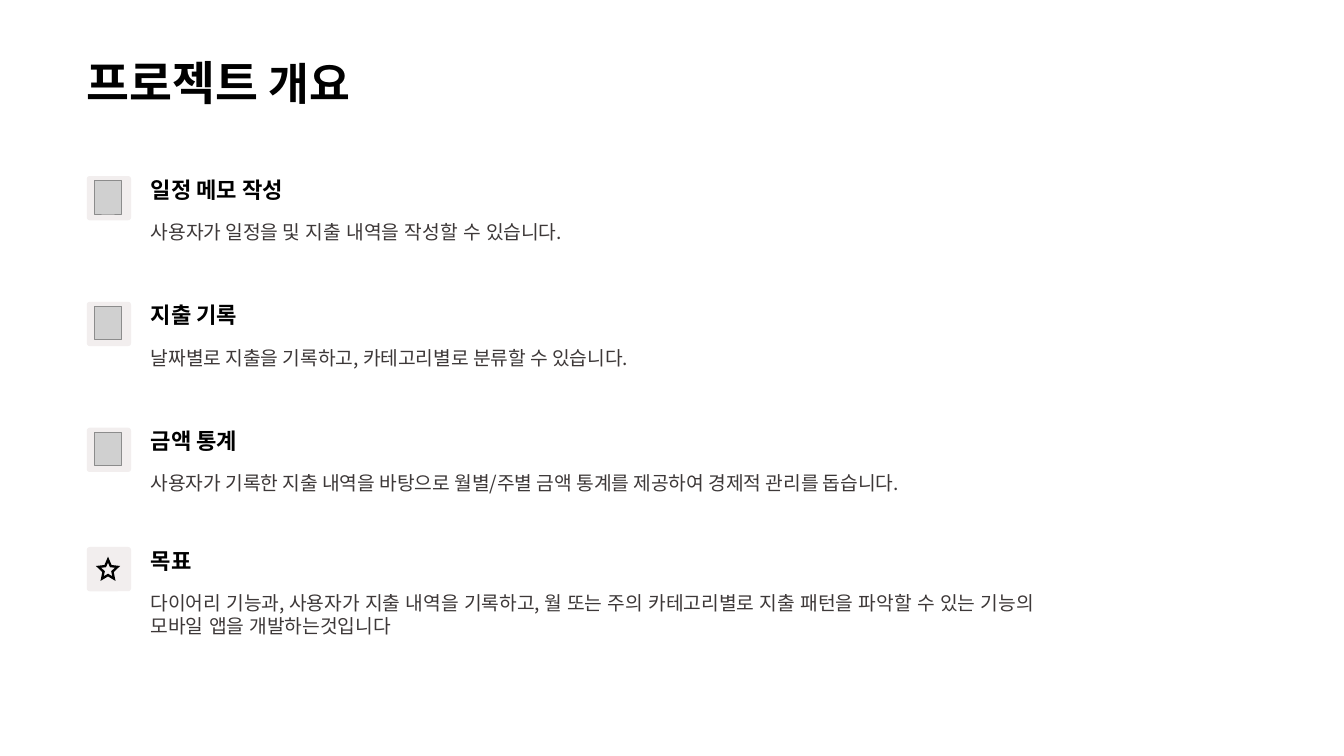
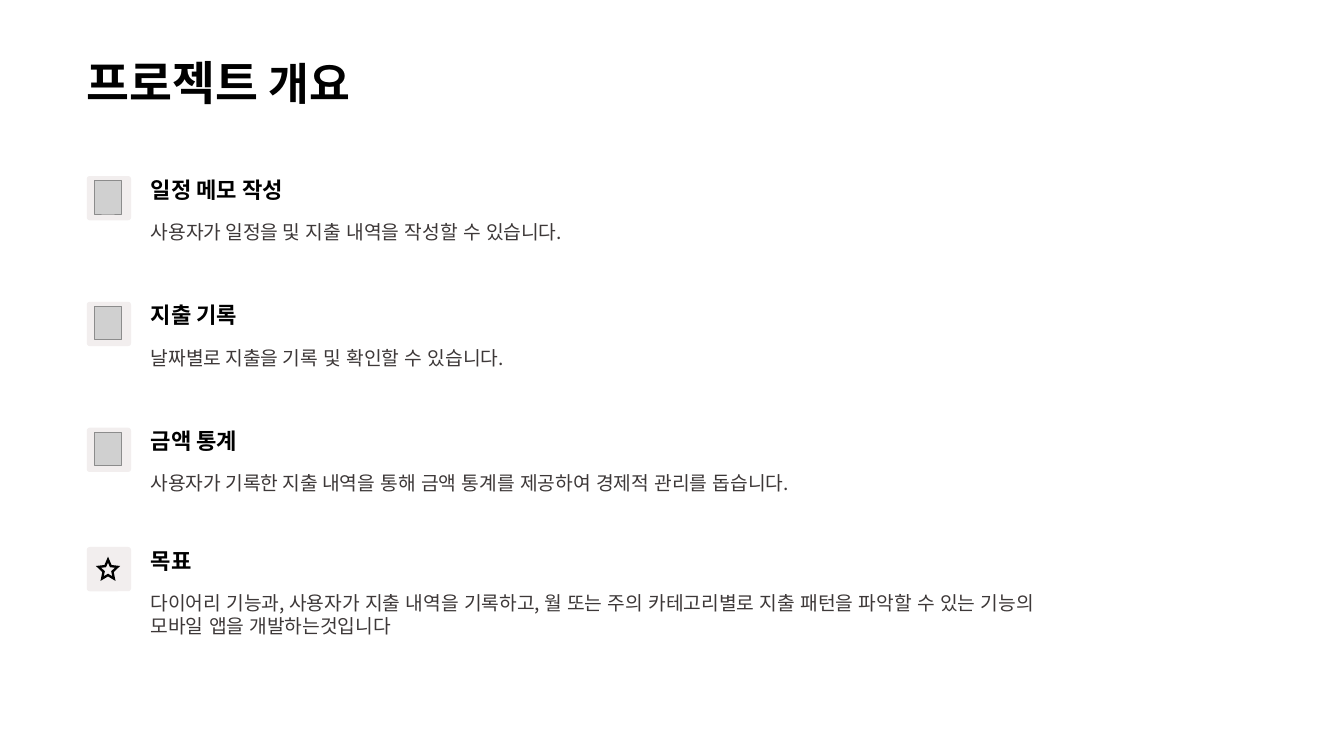
Before and after one commit to taehyuni/Flutter-Project, a slide deck: slide 2 of 9주차 최종본.pptx. Drawn at 1344x756 pixels with LibreOffice and Linux fonts; fonts in the diff are those of the drawing; grey boxes stand for pictures; background and template pictures are left out. Boxes give left, top, right and bottom in pixels: in the first picture for what was removed or moved away, otherwise in the second. Text is boxed around its words. In the diff, an @@ line names an element or a change of style, - is before the commit and + after.

```diff
--- a/9주차 최종본.pptx
+++ b/9주차 최종본.pptx
@@ text at box(151, 349, 504, 367): text changed @@
-날짜별로 지출을 기록하고, 카테고리별로 분류할 수 있습니다.
+날짜별로 지출을 기록 및 확인할 수 있습니다.
@@ text at box(151, 474, 789, 492): text changed @@
-사용자가 기록한 지출 내역을 바탕으로 월별/주별 금액 통계를 제공하여 경제적 관리를 돕습니다.
+사용자가 기록한 지출 내역을 통해 금액 통계를 제공하여 경제적 관리를 돕습니다.
```
Also in this commit, not shown: 1 slide added, 1 other file.
